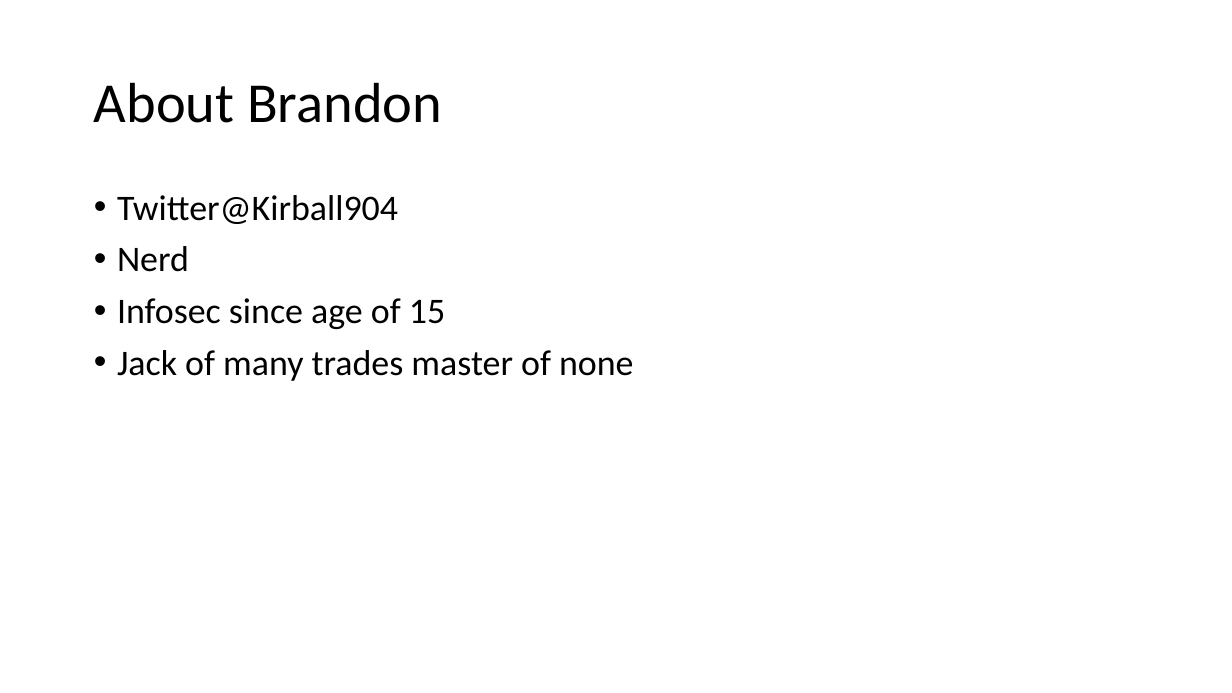
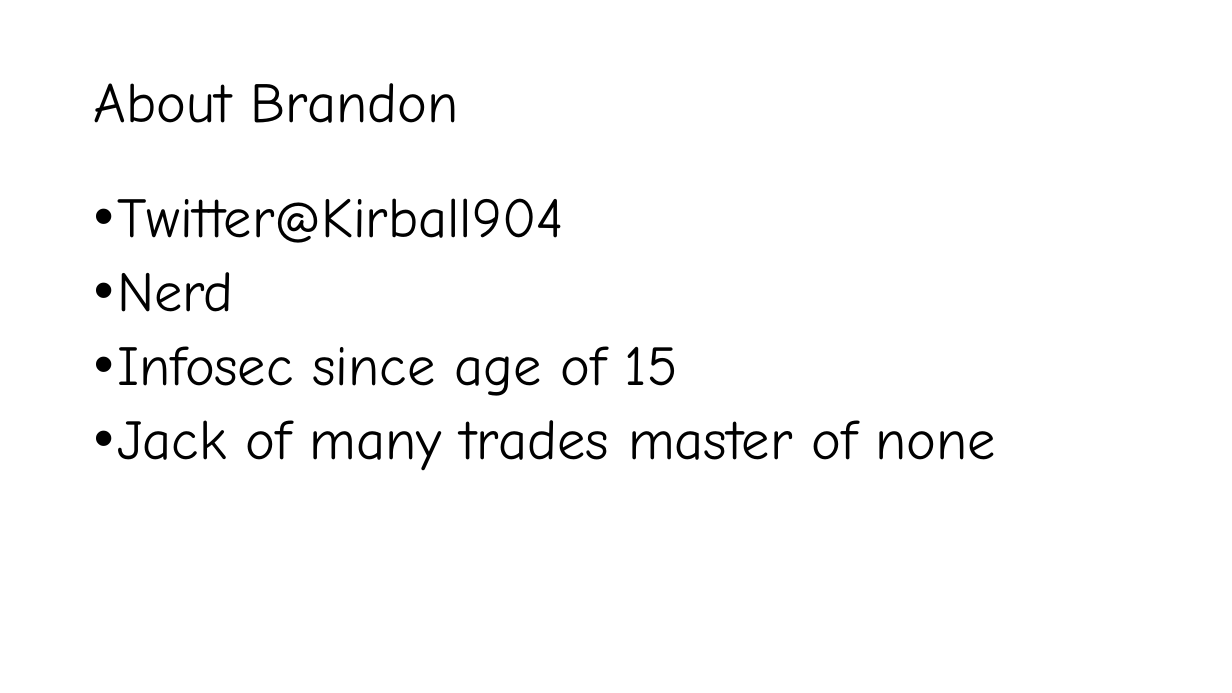
Before and after one commit to Kirball/b-sides-jax-talk, a slide deck: slide 2 of #BadgeLife, alternative currencies, the barter [Autosaved].pptx. Drawn at 1232x693 pixels with LibreOffice and Linux fonts; fonts in the diff are those of the drawing; background and template pictures are left out. Boxes give left, top, right and bottom in pixels: in the first picture for what was removed or moved away, otherwise in the second. Text is boxed around its words. In the diff, an @@ line names an element or a change of style, - is before the commit and + after.

```diff
--- a/#BadgeLife, alternative currencies, the barter [Autosaved].pptx
+++ b/#BadgeLife, alternative currencies, the barter [Autosaved].pptx
@@ title "About Brandon" at (94, 83, 459, 123): font Calibri to Comic Neue @@
@@ text "Twitter@Kirball904" at (117, 198, 997, 470): size 28 to 44 pt, font Calibri to Comic Neue @@
```
Also in this commit, not shown: 1 other slide changed, 1 slide added.
